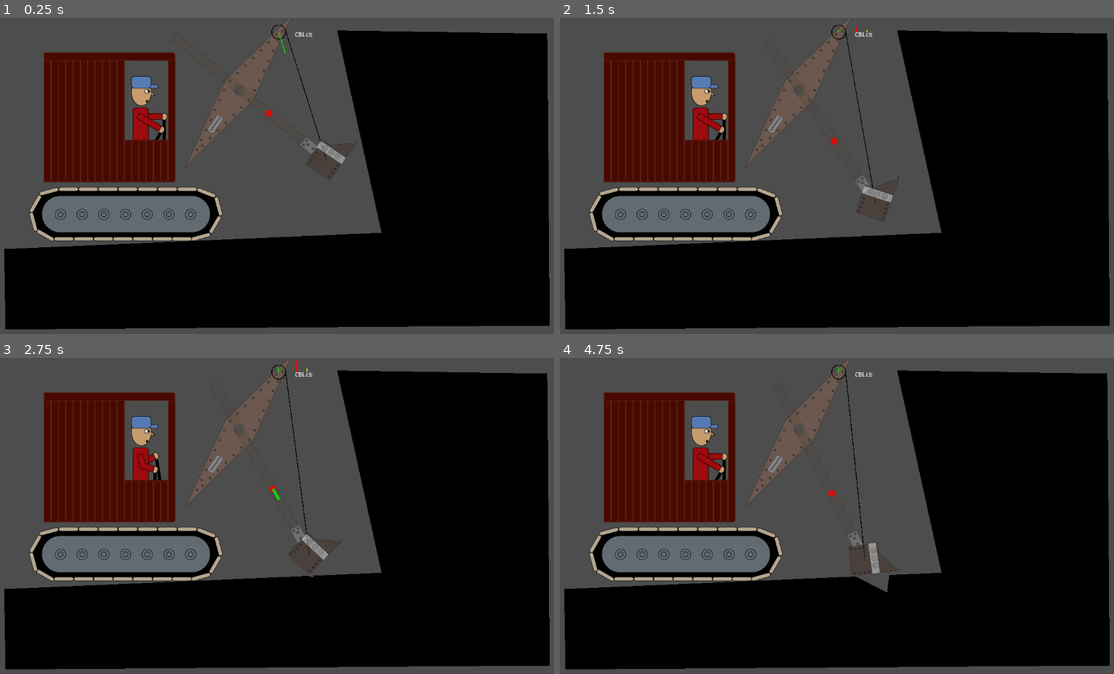
Above: before the commit, frames 1-4 (two rows, left to right).
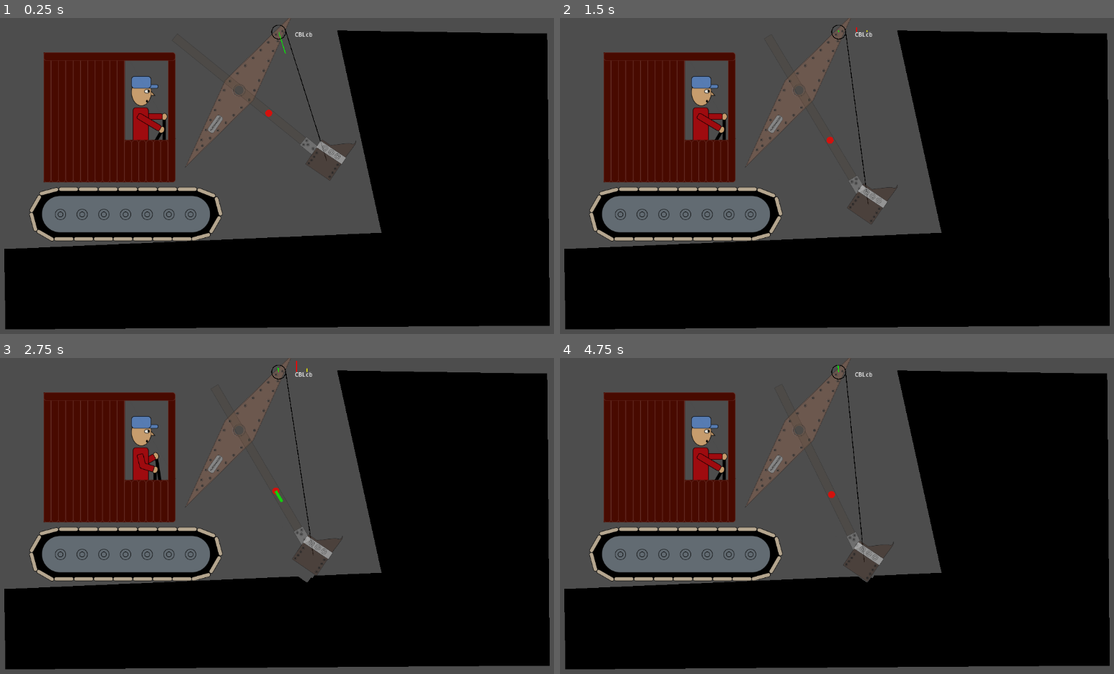
Above: after the commit, the same moments.

Repository: Lobbsterwaffles/Steam-Shov
Game: Godot game, scene res://jonly.tscn
Same seed, same stepped clock (60 frames per second), same inputs: the game is played once before the commit and once after it.
Inputs:
- Up to frame 1 (0.25 s): no input
- Up to frame 2 (1.5 s): hold Q (hoist_up) 0.53-1.28 s; hold B 0.53-1.28 s; tap Space at 0.77 s; tap A (crowd_in) at 1.35 s
- Up to frame 3 (2.75 s): tap Space at 1.52 s; tap B at 1.55, 2.3 s; hold Q (hoist_up) from 2.03 s (still down); hold S (crowd_out) from 2.03 s (still down)
- Up to frame 4 (4.75 s): release S (crowd_out) at 2.78 s; tap B at 2.85, 3.8, 4.55 s; tap Space at 3.02, 3.77, 4.52 s; release Q (hoist_up) at 3.53 s; hold C 3.53-4.28 s; tap T at 4.35 s

The runs differ from the first frame. In frame 1, less than 0.1% of the frame differs, in the area x 47-63%, y 29-45%; in frame 2, 0.5%; in frame 3, 0.4%; in frame 4, 0.5%, in the area x 48-62%, y 2-75%.

Commit message:
areadirt0

Diff:
--- a/dirt.gd
+++ b/dirt.gd
@@ -42,7 +42,7 @@
 		return
 
 	total_area += isectA
-	print(" tA ", total_area)
+	%door.carried_area += isectA
 
 	var clips = Geometry2D.clip_polygons(%poly.polygon, localcut)
 	if clips.is_empty():
--- a/door.gd
+++ b/door.gd
@@ -1,6 +1,11 @@
 extends RigidBody2D
 
 var pinjoint : PinJoint2D
+
+var carried_area := 0.0
+
+var dumping := false
+
 
 func _physics_process(dt):
 	if Input.is_key_pressed(KEY_T):
@@ -14,9 +19,16 @@
 		self.freeze = false
 		add_child(pinjoint)
 
+	print("Carry ", carried_area)
 	if Input.is_key_pressed(KEY_B):
-		dirtbucket()
+		dumping = true
 
+	if dumping and carried_area > 0.0:
+		carried_area -= dirtbucket(2)
+
+	if carried_area < 0:
+		dumping = false
+		carried_area = 0
 
 func random_poly(n: int, r1: float, r2: float, jitter: float = 0.0) -> PackedVector2Array:
 	var points := PackedVector2Array()
@@ -51,11 +63,18 @@
 		points.append(Vector2(randf_range(-half.x, half.x), randf_range(-half.y, half.y)))
 	return points
 
-func dirtbucket():
-	for center in cluster_points(2, Vector2(28, 28)):
+func dirtbucket(n):
+	var parent := %dirtparent as Node2D
+	var approx_area := 0.0
+	for center in cluster_points(n, Vector2(28, 28)):
 		var r2 := power_law_size(10, 20, 2.5)
 		var r1 := r2 * randf_range(0.4, 0.8)
+		var rm := 0.5 * (r1 + r2)
 		var body := polybody(random_poly(12, r1, r2))
-		body.position = center
-		body.mass = r2 * r2
-		add_child(body)
+		var area := 0.5 * PI * rm * rm
+		approx_area += area
+		body.mass = area
+		print("A ", area)
+		body.position = parent.to_local(%scoop.to_global(center))
+		parent.add_child(body)
+	return approx_area
--- a/jonly.tscn
+++ b/jonly.tscn
@@ -175,6 +175,7 @@
 mass = 10.0
 inertia = 90.0
 can_sleep = false
+lock_rotation = true
 max_contacts_reported = 4
 angular_damp = 50.563
 script = ExtResource("2_gna47")
@@ -241,8 +242,8 @@
 position = Vector2(347.0683, 40.516537)
 
 [node name="World" type="Area2D" parent="." unique_id=1708139545]
-collision_layer = 3855
-collision_mask = 3855
+collision_layer = 15
+collision_mask = 15
 script = ExtResource("13_7osxe")
 
 [node name="poly" type="CollisionPolygon2D" parent="World" unique_id=596824375]
@@ -256,3 +257,7 @@
 
 [node name="CollisionPolygon2D" type="CollisionPolygon2D" parent="minecart" unique_id=1918100737]
 polygon = PackedVector2Array(-32, -64, -24, 40, 120, 40, 144, -64, 136, -64, 112, 32, -16, 32, -24, -64)
+
+[node name="dirtparent" type="Node2D" parent="." unique_id=2089694070]
+unique_name_in_owner = true
+position = Vector2(232, 584)
